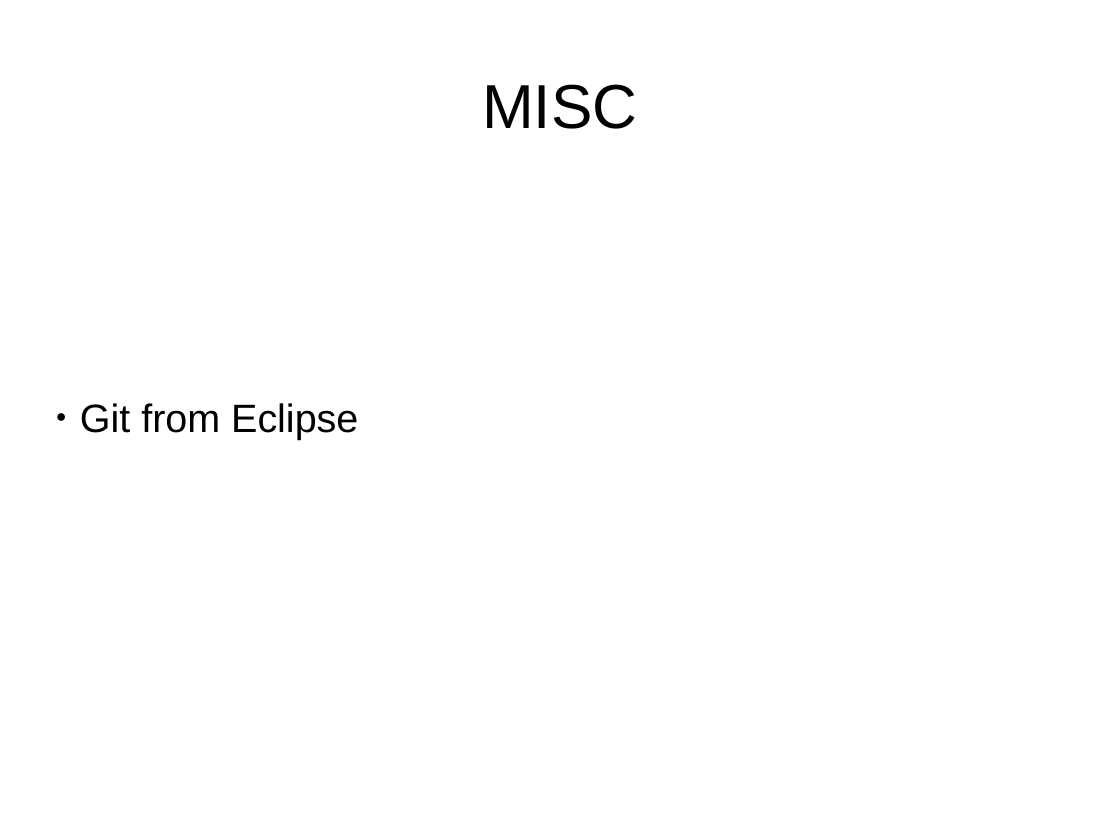
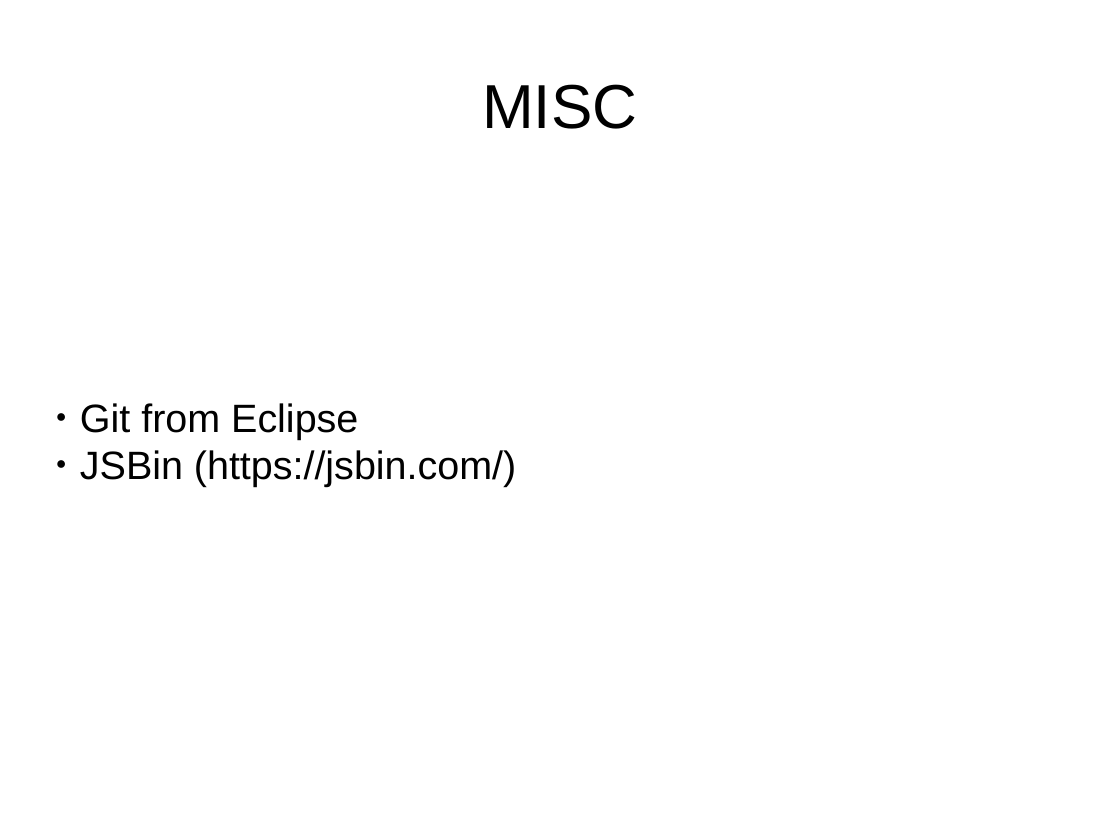
Before and after one commit to fullstackccu/fullstackccu.github.io, a slide deck: slide 4 of materials/Pratice01.odp. Drawn at 1120x840 pixels with LibreOffice and Linux fonts; fonts in the diff are those of the drawing. Boxes give left, top, right and bottom in pixels: in the first picture for what was removed or moved away, otherwise in the second. Text is boxed around its words. In the diff, an @@ line names an element or a change of style, - is before the commit and + after.

Commit message:
odp changedd

```diff
--- a/materials/Pratice01.odp
+++ b/materials/Pratice01.odp
@@ subtitle at <box>80,450,516,487</box>: paragraph added @@
+● JSBin (https://jsbin.com/)
```
